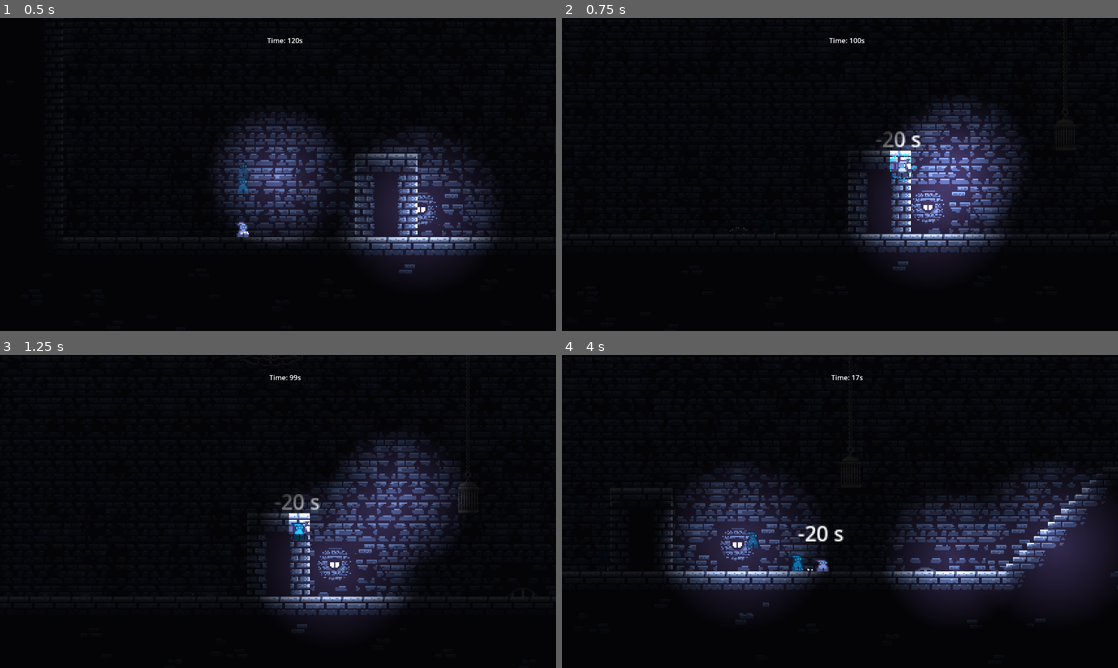
Above: before the commit, frames 1-4 (two rows, left to right).
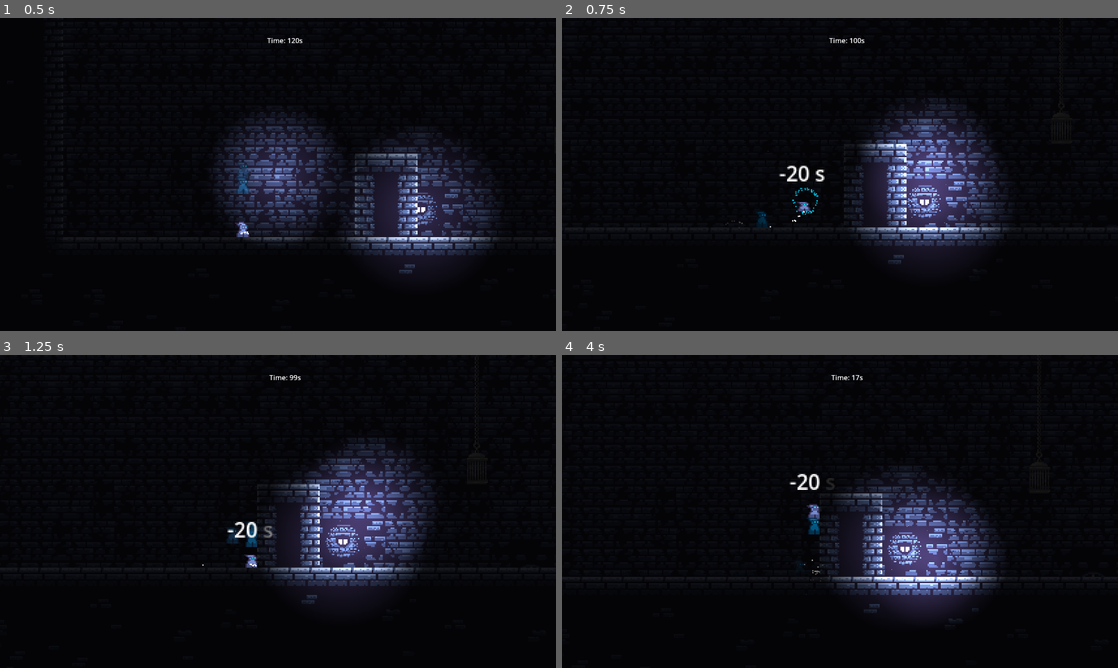
Above: after the commit, the same moments.

Repository: musniro/MiniJamMagic
Game: Godot game, scene res://Csc/Scenes/world.tscn
The game is run twice, just before and just after one commit, with the same random seed, the same clock (stepped at 60 frames per second) and the same inputs.
Inputs (mouse positions are in pixels of both pictures, inside the frame that each line leads up to):
- Up to frame 1 (0.5 s): no input
- Up to frame 2 (0.75 s): move the mouse to (962, 158) at 0.52 s; hold D (Right) from 0.53 s (still down); click (962, 158) at 0.67 s
- Up to frame 3 (1.25 s): keep holding D (Right); tap W (Jump) at 0.77 s
- Up to frame 4 (4 s): move the mouse to (728, 527) at 1.27 s; click (728, 527) at 1.42 s; tap W (Jump) at 1.52, 3.02, 3.77 s; move the mouse to (895, 442) at 2.02 s; release D (Right) at 2.03 s; hold A (Left) 2.03-2.78 s; click (895, 442) at 2.17 s; move the mouse to (812, 574) at 2.77 s; hold D (Right) from 2.78 s (still down); click (812, 574) at 2.92 s; move the mouse to (1006, 558) at 3.52 s; click (1006, 558) at 3.67 s

Frame 1 is identical in both runs. In frame 2, 7.5% of the frame differs, in the area x 29-84%, y 24-81%; in frame 3, 10%; in frame 4, 22%, in the area x 6-100%, y 32-86%.

Commit message:
changed the teleport to blue flame to dash towards it

Diff:
--- a/Csc/Player/player.gd
+++ b/Csc/Player/player.gd
@@ -69,7 +69,11 @@
 	teleport_cooldown -= delta
 	if teleport_cooldown < 0 and Input.is_mouse_button_pressed(1):
 		_hit()
-		self.global_position = $BlueFire.global_position
+		var mouse_position = get_global_mouse_position()
+		var dash_direction = (mouse_position - global_position).normalized()
+		var dash_speed = 600
+		velocity = dash_direction * dash_speed
+		move_and_slide()
 		teleport_cooldown = 0.3
 		is_just_teleported = true
 
